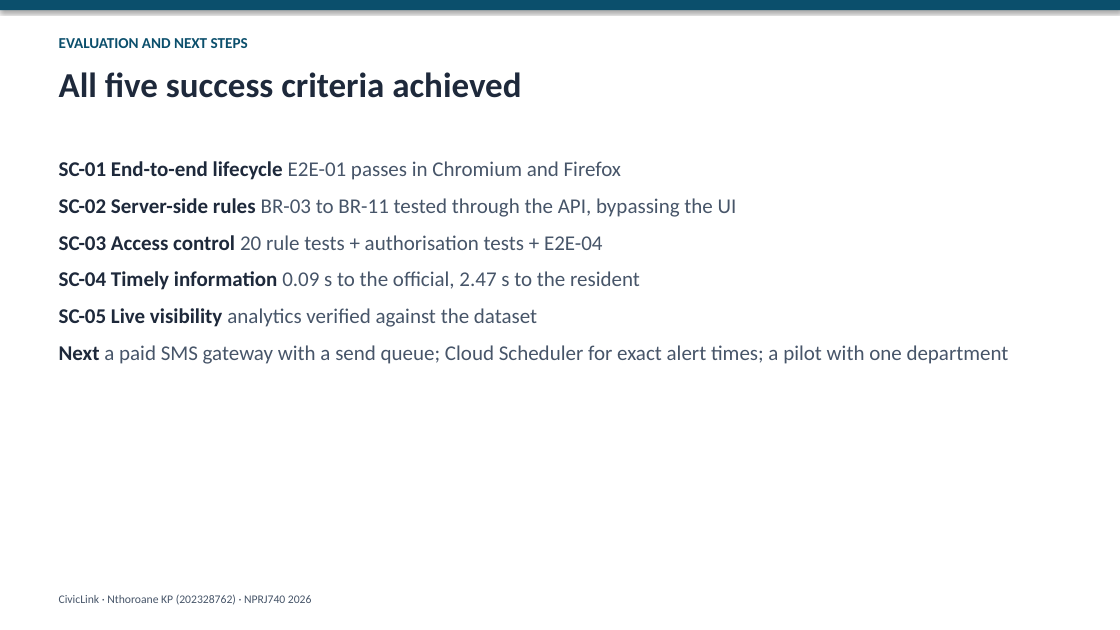
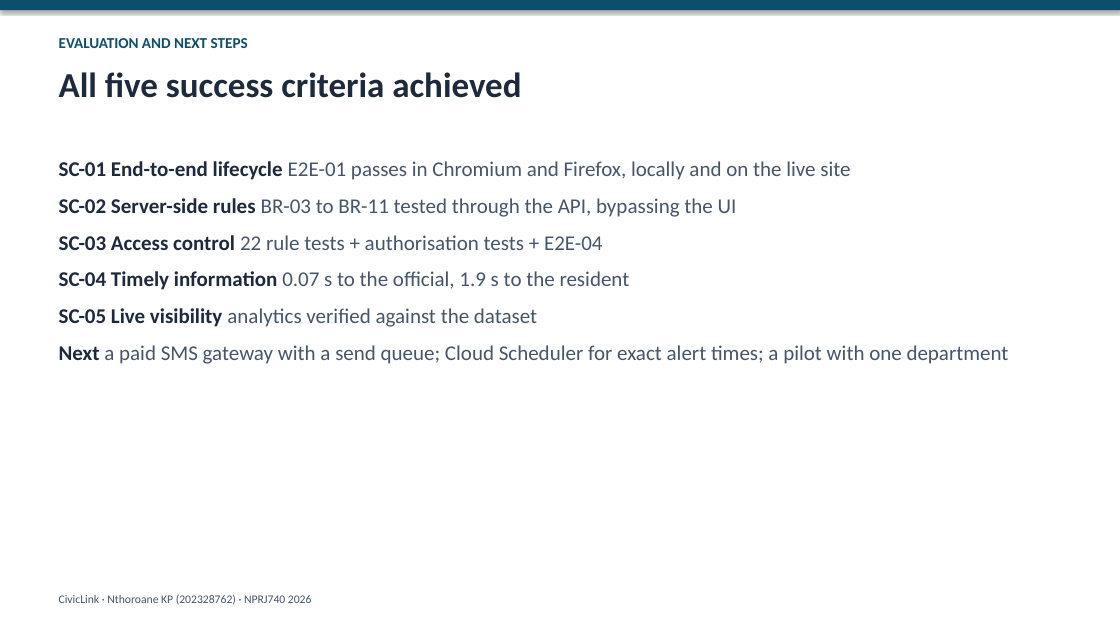
Before and after one commit to altechemist/civiclink, a slide deck: slide 6 of docs/presentation/CivicLink_Presentation.pptx. Drawn at 1120x630 pixels with LibreOffice and Linux fonts; fonts in the diff are those of the drawing. Boxes give left, top, right and bottom in pixels: in the first picture for what was removed or moved away, otherwise in the second. Text is boxed around its words. In the diff, an @@ line names an element or a change of style, - is before the commit and + after.

```diff
--- a/docs/presentation/CivicLink_Presentation.pptx
+++ b/docs/presentation/CivicLink_Presentation.pptx
@@ text at bbox=[59, 161, 850, 180]: text changed @@
-SC-01 End-to-end lifecycle E2E-01 passes in Chromium and Firefox
+SC-01 End-to-end lifecycle E2E-01 passes in Chromium and Firefox, locally and on the live site
@@ text at bbox=[59, 235, 630, 290]: text changed @@
-SC-03 Access control 20 rule tests + authorisation tests + E2E-04
-SC-04 Timely information 0.09 s to the official, 2.47 s to the resident
+SC-03 Access control 22 rule tests + authorisation tests + E2E-04
+SC-04 Timely information 0.07 s to the official, 1.9 s to the resident
```
Also in this commit, not shown: 4 other slides changed, 27 other files.
